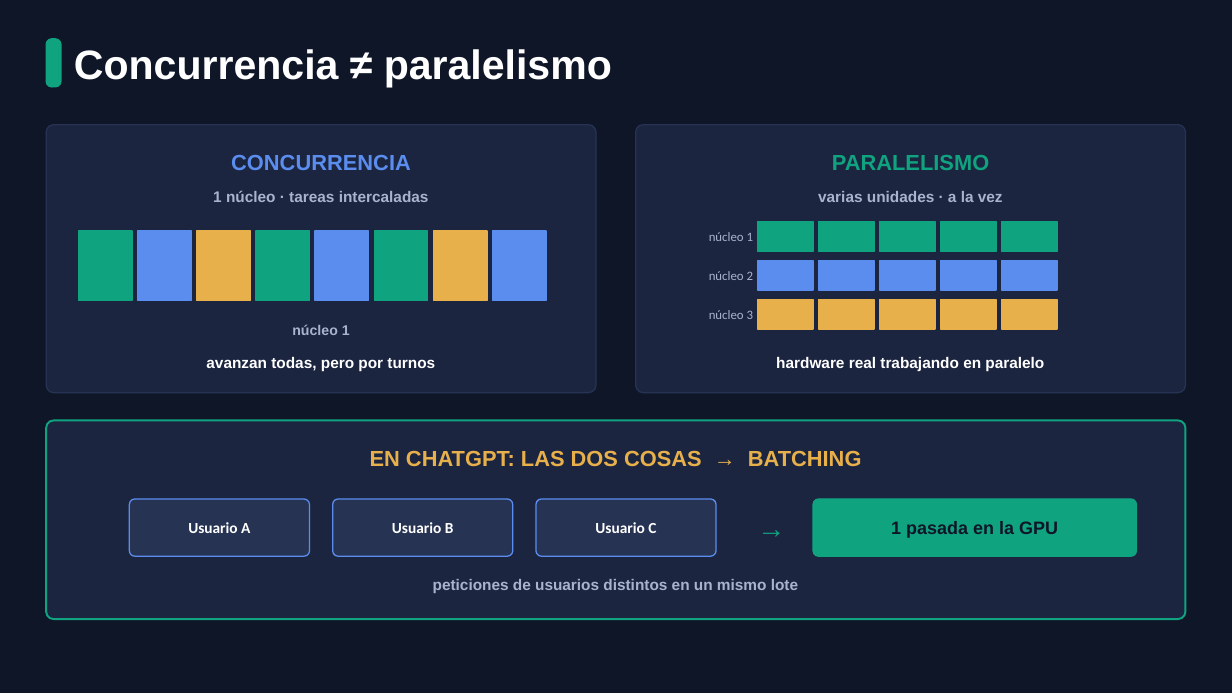
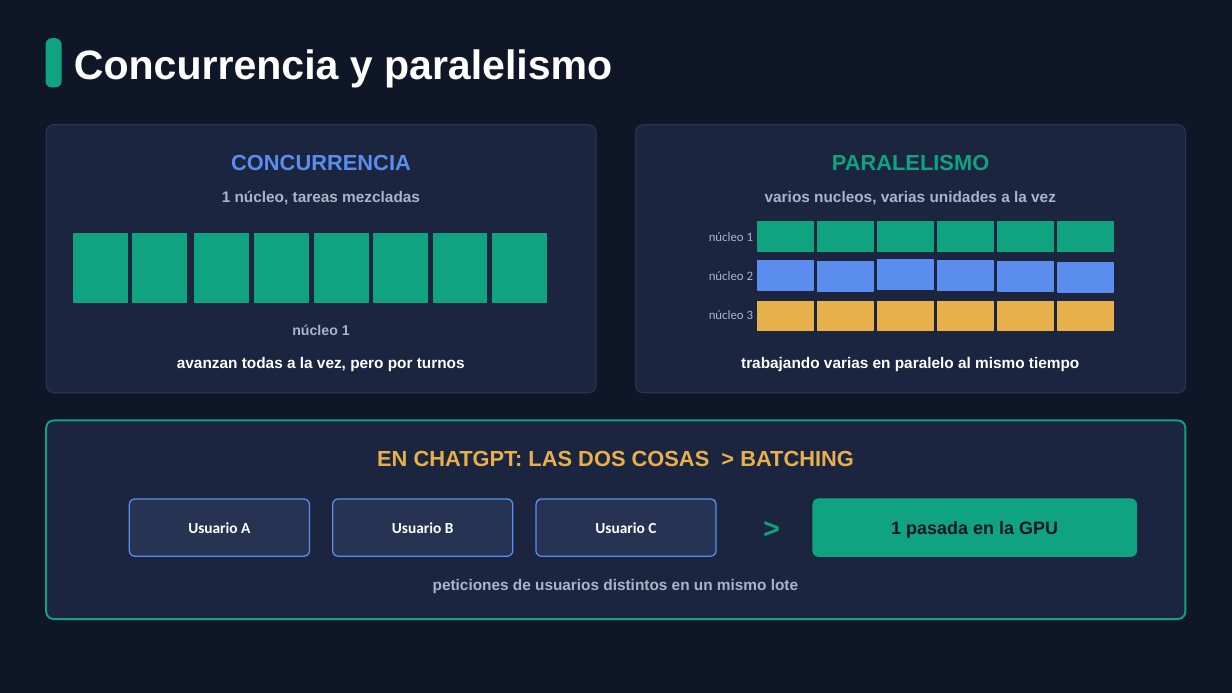
Before and after one commit to NickKF17/Dam_Nick, a slide deck: slide 5 of Dam2_Nick/Programacion de Servicios y Procesos/ChatGPT_Presentacion_Visual.pptx. Drawn at 1232x693 pixels with LibreOffice and Linux fonts; fonts in the diff are those of the drawing. Boxes give left, top, right and bottom in pixels: in the first picture for what was removed or moved away, otherwise in the second. Text is boxed around its words. In the diff, an @@ line names an element or a change of style, - is before the commit and + after.

```diff
--- a/Dam2_Nick/Programacion de Servicios y Procesos/ChatGPT_Presentacion_Visual.pptx
+++ b/Dam2_Nick/Programacion de Servicios y Procesos/ChatGPT_Presentacion_Visual.pptx
@@ text at box(74, 49, 612, 87): text changed @@
-Concurrencia ≠ paralelismo
+Concurrencia y paralelismo
@@ text at box(222, 191, 420, 205): text changed @@
-1 núcleo · tareas intercaladas
+1 núcleo, tareas mezcladas
@@ text at box(765, 191, 1056, 205): text changed @@
-varias unidades · a la vez
+varios nucleos, varias unidades a la vez
@@ 5 rectangles: place and size @@
-5 rectangles at box(79, 222, 1057, 329)
+5 rectangles at box(74, 222, 1054, 331)
@@ fill #5B8DEF to #10A37F; outline #5B8DEF 1 pt to #10A37F 1 pt in 3 elements at box(493, 233, 546, 302), box(314, 234, 368, 303), box(133, 233, 187, 302) @@
@@ rectangle at box(194, 234, 248, 303): fill #E8B04B to #10A37F; outline #E8B04B 1 pt to #10A37F 1 pt @@
@@ rectangle at box(433, 234, 487, 303): fill #E8B04B to #10A37F; outline #E8B04B 1 pt to #10A37F 1 pt @@
@@ rectangle added at box(1058, 222, 1114, 251), fill #10A37F, outline #10A37F 1 pt @@
@@ rectangle added at box(1058, 262, 1114, 292), fill #5B8DEF, outline #5B8DEF 1 pt @@
@@ rectangle added at box(1058, 301, 1114, 331), fill #E8B04B, outline #E8B04B 1 pt @@
@@ text at box(177, 357, 465, 371): text changed @@
-avanzan todas, pero por turnos
+avanzan todas a la vez, pero por turnos
@@ text at box(741, 357, 1079, 371): text changed @@
-hardware real trabajando en paralelo
+trabajando varias en paralelo al mismo tiempo
@@ text at box(377, 450, 854, 467): text changed @@
-EN CHATGPT: LAS DOS COSAS → BATCHING
+EN CHATGPT: LAS DOS COSAS > BATCHING
@@ text at box(739, 499, 804, 556): text changed @@
-→
+>
```
Also in this commit, not shown: 5 other slides changed, 2 slides added, 2 slides removed, 3 other files.
